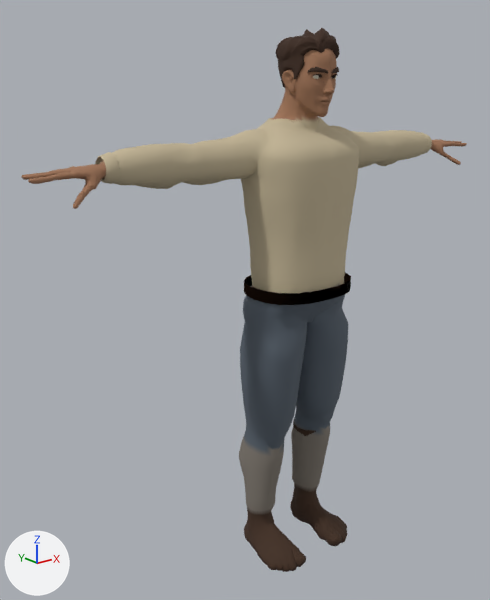
The glTF model assets/crew/sailor-classic.glb: old version first, new version second.
Rendered twice from a 50 mm camera at (-1.56, -1.629, 1.665) aimed at (-0.139, 0.148, 0.955). The lights are fixed; the arrows at lower left show +X, +Y and +Z. The first picture is the older version. Vertices at exactly the same position are counted once.

Names of what the first picture shows: 'Leather belt', 'Parted hair', 'Rolled cuff l', 'Rolled cuff r', 'SuperHero_Male' and 3 more.
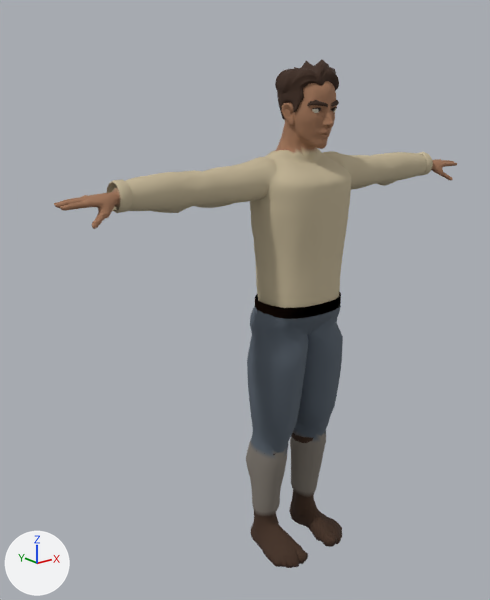
Location of each change, [x1, y1, x2, y2] in pixels of the pictures (490 x 600 px):
'SuperHero_Male', reshaped (10% narrower, 7% shorter)
    before: [21, 49, 467, 572]
    after: [54, 81, 457, 568]
'Parted hair', moved, rescaled
    before: [276, 28, 340, 88]
    after: [275, 59, 339, 119]
'Leather belt', moved, rescaled (19% narrower, 15% shorter)
    before: [244, 273, 351, 305]
    after: [255, 292, 341, 319]
'Rolled cuff r', reshaped (6% taller)
    before: [95, 152, 120, 184]
    after: [107, 179, 132, 213]
'Rolled cuff l', reshaped
    before: [420, 132, 432, 155]
    after: [418, 152, 433, 176]

The edits, one by one:
me_sphere_005_retopology_004 is used by ob_superhero_male; location (0.0, 0.0, 0.0).
me_sphere_005_retopology_004 had 6285 vertices, 12566 faces and spanned x -0.92..0.92, y -0.14..0.17, z -0.02..1.81.
me_sphere_005_retopology_004 now has 6285 vertices, 12566 faces and spans x -0.85..0.85, y -0.13..0.16, z -0.02..1.72.
me_sphere_005_retopology_004 part 1: 6285 of 6285 vertices moved; they spanned x -0.92..0.92, y -0.14..0.17, z -0.02..1.81 and now span x -0.85..0.85, y -0.13..0.16, z -0.02..1.72; mean shift (0.0, -0.01, -0.06).
me_parted_hair is used by ob_parted_hair; location (0.0, 0.0, 0.0).
me_parted_hair had 695 vertices, 1301 faces and spanned x -0.085..0.09, y -0.079..0.108, z 1.661..1.84.
me_parted_hair now has 695 vertices, 1301 faces and spans x -0.087..0.091, y -0.082..0.108, z 1.562..1.748.
me_parted_hair part 2: the whole mesh is scaled about its middle by (1.01, 1.02, 1.04), then moved by (0.0, -0.001, -0.095).
me_leather_belt is used by ob_leather_belt; location (0.0, 0.0, 0.0).
me_leather_belt had 48 vertices, 48 faces and spanned x -0.191..0.191, y -0.123..0.177, z 0.995..1.035.
me_leather_belt now has 48 vertices, 48 faces and spans x -0.155..0.155, y -0.097..0.145, z 0.938..0.976.
me_leather_belt part 3: the whole mesh is scaled about its middle by (0.81, 0.808, 0.95), then moved by (0.0, -0.003, -0.058).
me_rolled_cuff_l is used by ob_rolled_cuff_l; location (0.0, 0.0, 0.0).
me_rolled_cuff_l had 48 vertices, 72 faces and spanned x 0.6669..0.7028, y 0.0234..0.1103, z 1.4121..1.4989.
me_rolled_cuff_l now has 48 vertices, 72 faces and spans x 0.6442..0.6802, y 0.0003..0.091, z 1.335..1.425.
me_rolled_cuff_l part 4: 48 of 48 vertices moved; they spanned x 0.6669..0.7028, y 0.0234..0.1103, z 1.4121..1.4989 and now span x 0.6442..0.6802, y 0.0003..0.091, z 1.335..1.425; mean shift (-0.0233, -0.0205, -0.0755).
me_rolled_cuff_r is used by ob_rolled_cuff_r; location (0.0, 0.0, 0.0).
me_rolled_cuff_r had 48 vertices, 72 faces and spanned x -0.7028..-0.6669, y 0.0234..0.1103, z 1.4121..1.4989.
me_rolled_cuff_r now has 48 vertices, 72 faces and spans x -0.6802..-0.6442, y 0.0003..0.091, z 1.335..1.425.
me_rolled_cuff_r part 5: 48 of 48 vertices moved; they spanned x -0.7028..-0.6669, y 0.0234..0.1103, z 1.4121..1.4989 and now span x -0.6802..-0.6442, y 0.0003..0.091, z 1.335..1.425; mean shift (0.0233, -0.0205, -0.0755).
